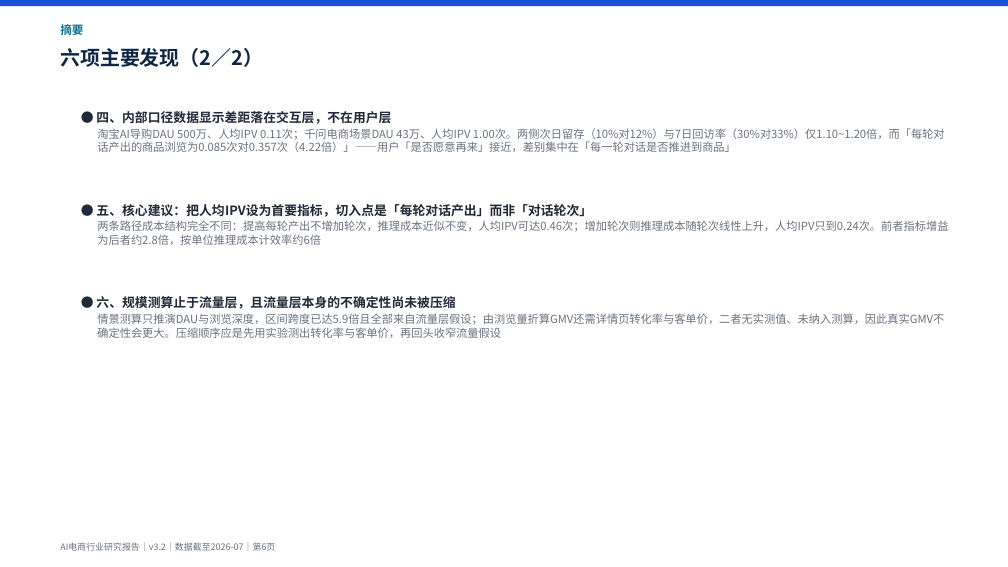
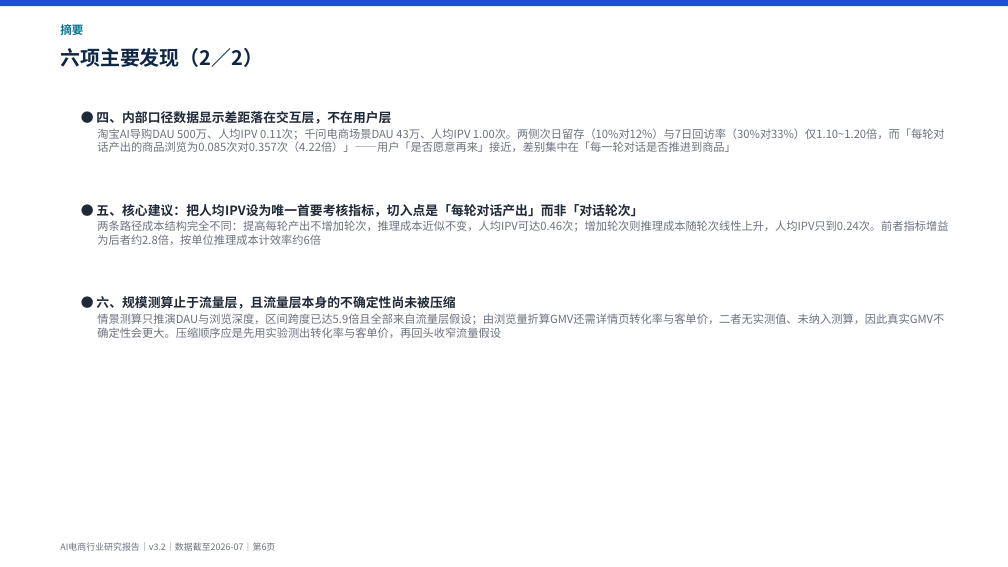
Before and after one commit to breeze2623-create/Aicommerce, a slide deck: slide 6 of report/AI电商行业研究报告.pptx. Drawn at 1008x567 pixels with LibreOffice and Linux fonts; fonts in the diff are those of the drawing. Boxes give left, top, right and bottom in pixels: in the first picture for what was removed or moved away, otherwise in the second. Text is boxed around its words. In the diff, an @@ line names an element or a change of style, - is before the commit and + after.

```diff
--- a/report/AI电商行业研究报告.pptx
+++ b/report/AI电商行业研究报告.pptx
@@ text at [96, 204, 643, 217]: text changed @@
-● 五、核心建议：把人均IPV设为首要指标，切入点是「每轮对话产出」而非「对话轮次」
+● 五、核心建议：把人均IPV设为唯一首要考核指标，切入点是「每轮对话产出」而非「对话轮次」
```
Also in this commit, not shown: 9 other slides changed, 15 other files.
